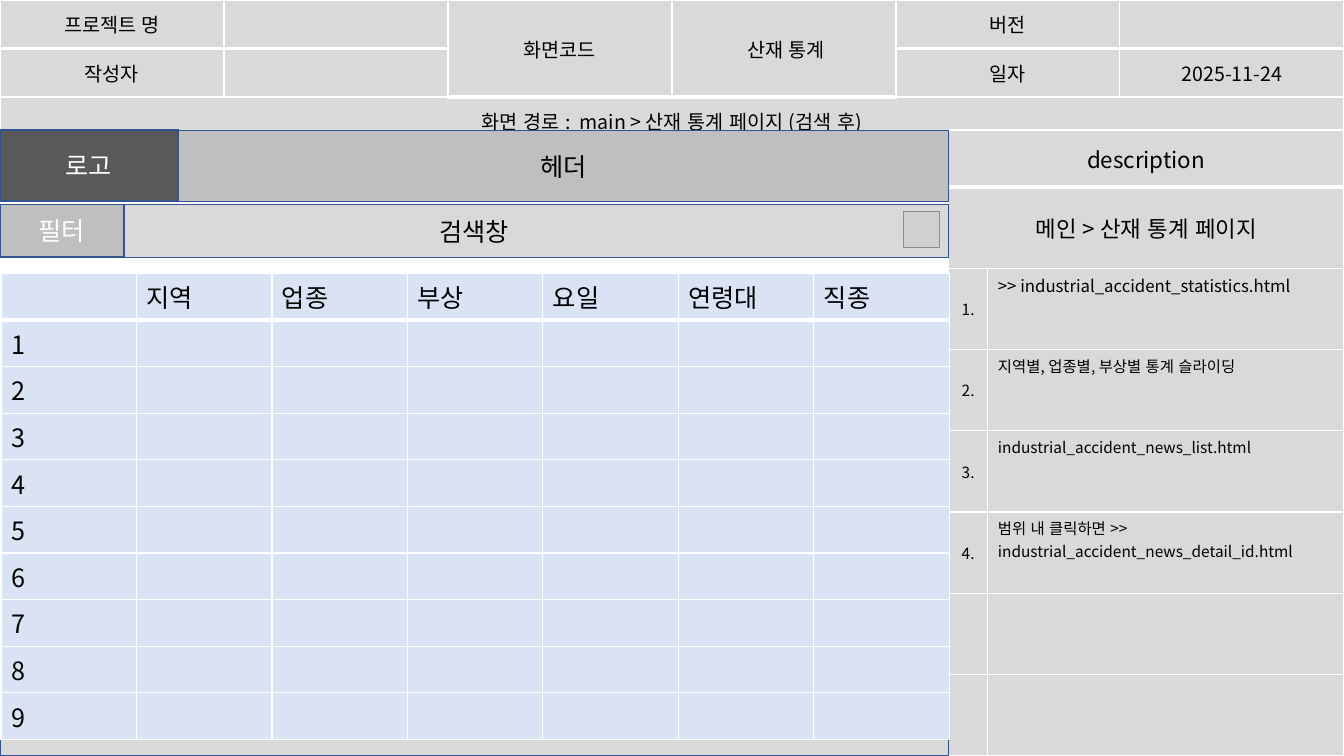
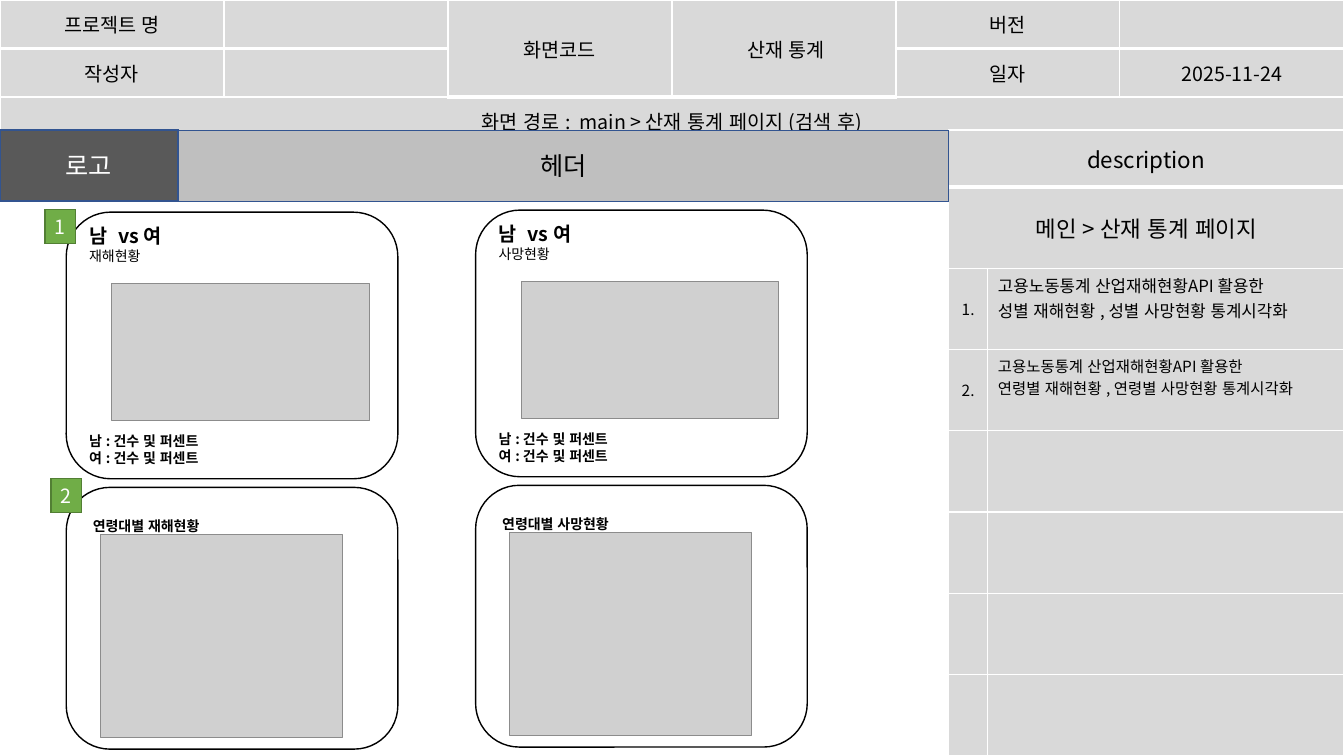
Before and after one commit to imyongchan/source, a slide deck: slide 30 of 스토리보드- 11.20/스토리보드_종합중.pptx (slide 8 before the commit). Drawn at 1344x756 pixels with LibreOffice and Linux fonts; fonts in the diff are those of the drawing; grey boxes stand for pictures. Boxes give left, top, right and bottom in pixels: in the first picture for what was removed or moved away, otherwise in the second. Text is boxed around its words. In the diff, an @@ line names an element or a change of style, - is before the commit and + after.

Commit message:
11/27 산재통계 수정

```diff
--- a/스토리보드- 11.20/스토리보드_종합중.pptx
+++ b/스토리보드- 11.20/스토리보드_종합중.pptx
@@ table at <box>949,130,1344,756</box> @@
-row 3: 1. | >> industrial_accident_statistics.html
-row 4: 2. | 지역별, 업종별, 부상별 통계 슬라이딩
-row 5: 3. | industrial_accident_news_list.html
-row 6: 4. | 범위 내 클릭하면 >> industrial_accident_news_detail_id.html
+row 3: 1. | 고용노동통계 산업재해현황API 활용한 / 성별 재해현황 , 성별 사망현황 통계시각화
+row 4: 2. | 고용노동통계 산업재해현황API 활용한 / 연령별 재해현황 , 연령별 사망현황 통계시각화
+row 7:  | 
+row 8:  | 
@@ rectangle removed at <box>0,205,949,258</box> @@
-검색창
@@ rectangle removed at <box>0,205,124,256</box> @@
-필터
@@ rectangle added at <box>45,210,76,244</box>, fill #70AD47, outline #538035 1 pt, 14 pt, text #FFFFFF @@
+1
@@ rounded rectangle added at <box>67,213,398,479</box>, fill #FFFFFF, outline #000000 1 pt, 10 pt, text #000000, bold @@
+남 vs 여
+재해현황
+남 : 건수 및 퍼센트
+여 : 건수 및 퍼센트
@@ rounded rectangle added at <box>476,210,808,476</box>, fill #FFFFFF, outline #000000 1 pt, 10 pt, text #000000, bold @@
+남 vs 여
+사망현황
+남 : 건수 및 퍼센트
+여 : 건수 및 퍼센트
@@ picture removed at <box>903,212,940,248</box> @@
@@ table removed at <box>1,273,947,732</box>, 10 rows, 7 columns @@
- | 지역 | 업종 | 부상 | 요일 | 연령대 | 직종
-1 |  |  |  |  |  | 
-2 |  |  |  |  |  | 
-3 |  |  |  |  |  | 
-4 |  |  |  |  |  | 
-5 |  |  |  |  |  | 
-6 |  |  |  |  |  | 
-7 |  |  |  |  |  | 
-8 |  |  |  |  |  | 
-9 |  |  |  |  |  | 
@@ picture added at <box>112,283,370,420</box> @@
@@ picture added at <box>521,281,779,418</box> @@
@@ rectangle added at <box>51,479,82,513</box>, fill #70AD47, outline #538035 1 pt, 14 pt, text #FFFFFF @@
+2
@@ rounded rectangle added at <box>67,488,398,750</box>, fill #FFFFFF, outline #000000 1 pt, 10 pt, text #000000, bold @@
+연령대별 재해현황
@@ rounded rectangle added at <box>476,486,808,748</box>, fill #FFFFFF, outline #000000 1 pt, 10 pt, text #000000, bold @@
+연령대별 사망현황
@@ picture added at <box>101,535,343,738</box> @@
@@ picture added at <box>510,533,752,736</box> @@
@@ rectangle removed at <box>0,686,949,756</box> @@
```
Also in this commit, not shown: 15 other slides changed, 28 slides added, 4 slides removed.
